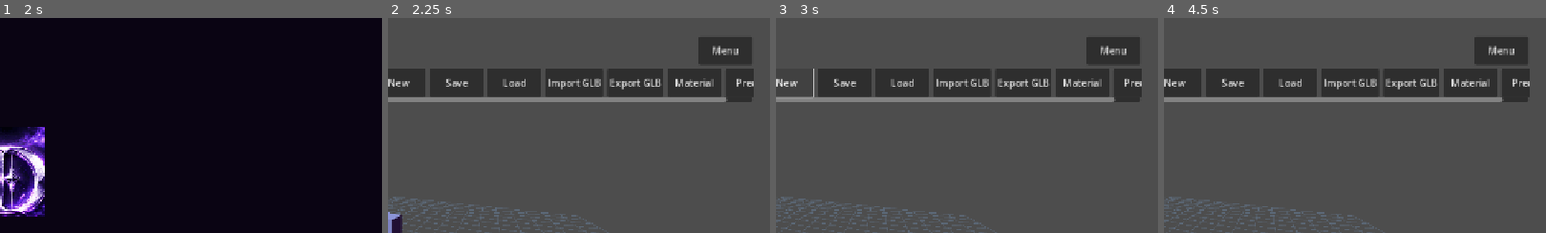
Above: before the commit, frames 1-4 (left to right).
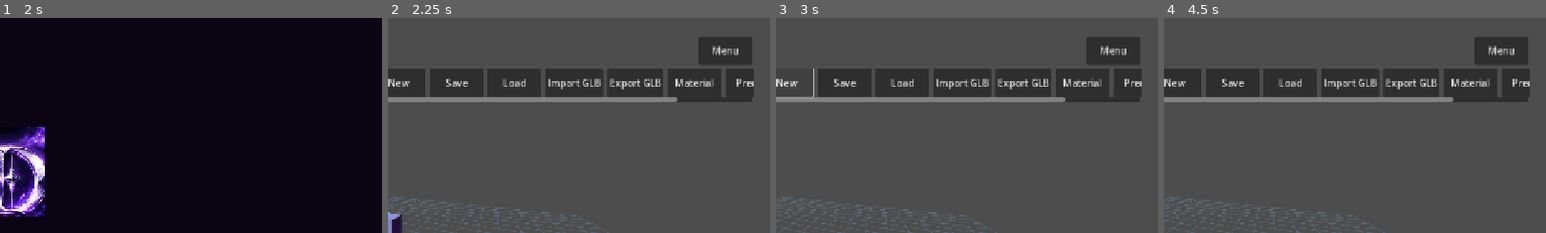
Above: after the commit, the same moments.

Repository: demetrecerrone-star/dabsky_3d
Game: Godot game, scene res://main.tscn
Same seed, same stepped clock (60 frames per second), same inputs: the game is played once before the commit and once after it. Video files are missing from this copy of the repository; at most half a second of black plays in their place.
Inputs:
- Up to frame 1 (2 s): click "-" at 0.5 s; click "+" at 1.25 s
- Up to frame 2 (2.25 s): click "START MODELING" at 2 s
- Up to frame 3 (3 s): click "New" at 2.75 s
- Up to frame 4 (4.5 s): click "New" at 3.5 s; click "+ Cube" at 4.25 s
The pictures show only the part of the screen within x 50-100%, y 0-50%; the shares and areas given below are measured in that part.

Frame 1 is identical in both runs. In frame 2, 0.3% of the frame differs, in the area x 75-89%, y 36-40%; in frame 3, 0.3%; in frame 4, 0.3%.

Commit message:
Dabsky 3D v0.5: mobile face and vertex mesh editing, extrusion, inset and GLB tests

Diff:
--- a/project.godot
+++ b/project.godot
@@ -2,7 +2,7 @@
 
 [application]
 config/name="Dabsky 3D Studio"
-config/version="0.4.0"
+config/version="0.5.0"
 run/main_scene="res://main.tscn"
 config/features=PackedStringArray("4.4", "GL Compatibility")
 
--- a/scripts/main.gd
+++ b/scripts/main.gd
@@ -1,6 +1,16 @@
 extends Control
 
 const GlbIO = preload("res://scripts/glb_io.gd")
+const MeshEdit = preload("res://scripts/mesh_edit.gd")
+var mesh_mode := "Object"
+var picked_surface := -1
+var picked_face := -1
+var picked_vertex := Vector3.ZERO
+var has_picked_vertex := false
+var mesh_tools_container: ScrollContainer
+var mesh_visual: MeshInstance3D
+var mesh_highlight_material: StandardMaterial3D
+
 const PROJECT_GLB := "user://dabsky-project.glb"
 var import_dialog: FileDialog
 var export_dialog: FileDialog
@@ -84,6 +94,7 @@
 	_add_button(shapes, "Export GLB", _open_export_dialog)
 	_add_button(shapes, "Material", _toggle_material_panel)
 	_add_button(shapes, "Precise", _toggle_transform_panel)
+	_add_button(shapes, "Edit Mesh", _toggle_mesh_mode)
 	_build_material_panel(layout)
 	_build_transform_panel(layout)
 	_build_glb_dialogs()
@@ -139,6 +150,19 @@
 	_add_button(editbar, "Reset View", _reset_view)
 	_add_button(editbar, "Fit -", func(): _adjust_screen_fit(-SCREEN_FIT_STEP))
 	_add_button(editbar, "Fit +", func(): _adjust_screen_fit(SCREEN_FIT_STEP))
+	var meshbar := HBoxContainer.new()
+	_add_scrolling_toolbar(layout, meshbar)
+	mesh_tools_container = meshbar.get_parent() as ScrollContainer
+	mesh_tools_container.visible = false
+	_add_button(meshbar, "Face Select", _set_mesh_mode.bind("Face"))
+	_add_button(meshbar, "Vertex Select", _set_mesh_mode.bind("Vertex"))
+	_add_button(meshbar, "Exit Edit", _set_mesh_mode.bind("Object"))
+	_add_button(meshbar, "Extrude +", _extrude_picked_face.bind(0.35))
+	_add_button(meshbar, "Extrude -", _extrude_picked_face.bind(-0.35))
+	_add_button(meshbar, "Inset", _inset_picked_face)
+	for axis in ["X", "Y", "Z"]:
+		_add_button(meshbar, "V " + axis + "-", _nudge_picked_vertex.bind(axis, -1))
+		_add_button(meshbar, "V " + axis + "+", _nudge_picked_vertex.bind(axis, 1))
 	var command_row := HBoxContainer.new()
 	layout.add_child(command_row)
 	command_input = LineEdit.new()
@@ -155,6 +179,10 @@
 	status.autowrap_mode = TextServer.AUTOWRAP_WORD_SMART
 	status.max_lines_visible = 2
 	layout.add_child(status)
+	mesh_highlight_material = StandardMaterial3D.new()
+	mesh_highlight_material.albedo_color = Color(1.0, 0.66, 0.18)
+	mesh_highlight_material.shading_mode = BaseMaterial3D.SHADING_MODE_UNSHADED
+	mesh_highlight_material.no_depth_test = true
 	highlight_material = StandardMaterial3D.new()
 	highlight_material.albedo_color = Color(0.64, 0.3, 1.0, 0.20)
 	highlight_material.transparency = BaseMaterial3D.TRANSPARENCY_ALPHA
@@ -456,6 +484,7 @@
 	status.text = "%s created. Tap an axis or drag to orbit." % kind
 
 func _select_object(obj: MeshInstance3D) -> void:
+	_clear_mesh_selection()
 	if selected != null and is_instance_valid(selected):
 		selected.material_overlay = null
 	selected = obj
@@ -883,6 +912,9 @@
 			_update_camera()
 
 func _pick_object(screen_position: Vector2) -> void:
+	if mesh_mode != "Object":
+		_pick_mesh_component(screen_position)
+		return
 	var rect := viewport_container.get_global_rect()
 	if rect.size.x < 1.0 or rect.size.y < 1.0 or not rect.has_point(screen_position):
 		return
@@ -905,6 +937,148 @@
 		_cancel()
 		_select_object(target)
 		status.text = "Selected %s." % target.name
+
+func _clear_mesh_selection() -> void:
+	picked_face = -1
+	picked_surface = -1
+	has_picked_vertex = false
+	if mesh_visual != null and is_instance_valid(mesh_visual):
+		mesh_visual.queue_free()
+	mesh_visual = null
+
+func _toggle_mesh_mode() -> void:
+	if mesh_mode == "Object":
+		_set_mesh_mode("Face")
+	else:
+		_set_mesh_mode("Object")
+
+func _set_mesh_mode(mode: String) -> void:
+	if mode not in ["Object", "Face", "Vertex"]:
+		return
+	if mode != "Object" and selected == null:
+		status.text = "Select a mesh to edit first."
+		return
+	mesh_mode = mode
+	_clear_mesh_selection()
+	mesh_tools_container.visible = mesh_mode != "Object"
+	if mode == "Object":
+		status.text = "Object mode. Tap meshes to select, drag to orbit."
+	elif mode == "Face":
+		status.text = "Face mode: tap a triangle to select it, then Extrude or Inset."
+	else:
+		status.text = "Vertex mode: tap a corner, then use V X/Y/Z + or -."
+
+func _pick_mesh_component(screen_position: Vector2) -> void:
+	if selected == null or selected.mesh == null:
+		return
+	var rect := viewport_container.get_global_rect()
+	if not rect.has_point(screen_position) or rect.size.x < 1.0 or rect.size.y < 1.0:
+		return
+	var viewport_position := (screen_position - rect.position) * Vector2(viewport.size) / rect.size
+	var ray_origin := camera.project_ray_origin(viewport_position)
+	var ray_direction := camera.project_ray_normal(viewport_position)
+	var inverse := selected.global_transform.affine_inverse()
+	var ray_start := inverse * ray_origin
+	var ray_dir := (inverse.basis * ray_direction).normalized()
+	var result: Dictionary = MeshEdit.ray_pick_face(selected.mesh, ray_start, ray_dir)
+	var best_surface: int = int(result.get("surface", -1))
+	var best_face: int = int(result.get("face", -1))
+	var best_point: Vector3 = result.get("point", Vector3.ZERO)
+	if best_face < 0:
+		status.text = "Tap directly on the selected mesh."
+		return
+	picked_surface = best_surface
+	picked_face = best_face
+	has_picked_vertex = false
+	if mesh_mode == "Vertex":
+		var points: PackedVector3Array = MeshEdit.face_vertices(selected.mesh, best_surface, best_face)
+		var best_distance := INF
+		for vertex in points:
+			var dist := vertex.distance_squared_to(best_point)
+			if dist < best_distance:
+				best_distance = dist
+				picked_vertex = vertex
+		has_picked_vertex = true
+		status.text = "Vertex selected. Use V X/Y/Z +/- to edit."
+	else:
+		status.text = "Triangle %d selected. Extrude or Inset." % (picked_face + 1)
+	_refresh_mesh_visual()
+
+func _refresh_mesh_visual() -> void:
+	if mesh_visual != null and is_instance_valid(mesh_visual):
+		mesh_visual.queue_free()
+	mesh_visual = null
+	if selected == null or picked_face < 0 or picked_surface < 0:
+		return
+	var points: PackedVector3Array = MeshEdit.face_vertices(selected.mesh, picked_surface, picked_face)
+	if points.size() != 3:
+		return
+	mesh_visual = MeshInstance3D.new()
+	if mesh_mode == "Vertex" and has_picked_vertex:
+		var marker := SphereMesh.new()
+		marker.radius = 0.10
+		marker.height = 0.20
+		mesh_visual.mesh = marker
+		mesh_visual.position = picked_vertex
+		mesh_visual.material_override = mesh_highlight_material
+	else:
+		var wire := ImmediateMesh.new()
+		wire.surface_begin(Mesh.PRIMITIVE_LINES, mesh_highlight_material)
+		for index in range(3):
+			wire.surface_add_vertex(points[index])
+			wire.surface_add_vertex(points[(index + 1) % 3])
+		wire.surface_end()
+		mesh_visual.mesh = wire
+	selected.add_child(mesh_visual)
+
+func _extrude_picked_face(distance: float) -> void:
+	if mesh_mode != "Face" or selected == null or picked_face < 0:
+		status.text = "Select a triangle in Face mode first."
+		return
+	var new_mesh: ArrayMesh = MeshEdit.extrude_face(selected.mesh, picked_surface, picked_face, distance)
+	if new_mesh == null:
+		status.text = "Cannot extrude this mesh face (static triangles only)."
+		return
+	_cancel()
+	_record_change()
+	selected.mesh = new_mesh
+	_refresh_mesh_visual()
+	status.text = "Face extruded %0.2f units. Undo is available." % distance
+
+func _inset_picked_face() -> void:
+	if mesh_mode != "Face" or selected == null or picked_face < 0:
+		status.text = "Select a triangle in Face mode first."
+		return
+	var new_mesh: ArrayMesh = MeshEdit.inset_face(selected.mesh, picked_surface, picked_face)
+	if new_mesh == null:
+		status.text = "Cannot inset this mesh face."
+		return
+	_cancel()
+	_record_change()
+	selected.mesh = new_mesh
+	_refresh_mesh_visual()
+	status.text = "Face inset by 20%. Undo is available."
+
+func _nudge_picked_vertex(axis: String, direction: int) -> void:
+	if mesh_mode != "Vertex" or selected == null or not has_picked_vertex:
+		status.text = "Tap a vertex in Vertex mode first."
+		return
+	var delta := Vector3.ZERO
+	match axis:
+		"X": delta.x = 0.15 * direction
+		"Y": delta.y = 0.15 * direction
+		"Z": delta.z = 0.15 * direction
+		_: return
+	var new_mesh: ArrayMesh = MeshEdit.move_vertex(selected.mesh, picked_vertex, delta)
+	if new_mesh == null:
+		status.text = "Cannot modify this vertex."
+		return
+	_cancel()
+	_record_change()
+	selected.mesh = new_mesh
+	picked_vertex += delta
+	_refresh_mesh_visual()
+	status.text = "Vertex moved along %s. Undo is available." % axis
 
 func _build_menu() -> void:
 	menu_layer = Control.new()
--- /dev/null
+++ b/scripts/mesh_edit.gd
@@ -0,0 +1,193 @@
+extends RefCounted
+
+# Light mobile mesh editor for static triangle geometry.
+# Each edited surface is de-indexed so a picked triangle can be inset/extruded,
+# while vertex movement welds matching positions along shared edges.
+const MAX_TRIANGLES := 20000
+const EPSILON := 0.00001
+
+static func _surface_data(mesh: Mesh, surface: int) -> Dictionary:
+	if mesh == null or surface < 0 or surface >= mesh.get_surface_count():
+		return {}
+	if mesh.surface_get_primitive_type(surface) != Mesh.PRIMITIVE_TRIANGLES:
+		return {}
+	var arrays: Array = mesh.surface_get_arrays(surface)
+	var vertices: PackedVector3Array = arrays[Mesh.ARRAY_VERTEX]
+	if vertices.is_empty():
+		return {}
+	var indices: PackedInt32Array = arrays[Mesh.ARRAY_INDEX] if arrays[Mesh.ARRAY_INDEX] != null else PackedInt32Array()
+	var texcoords: PackedVector2Array = arrays[Mesh.ARRAY_TEX_UV] if arrays[Mesh.ARRAY_TEX_UV] != null else PackedVector2Array()
+	var colors: PackedColorArray = arrays[Mesh.ARRAY_COLOR] if arrays[Mesh.ARRAY_COLOR] != null else PackedColorArray()
+	var total := indices.size() if not indices.is_empty() else vertices.size()
+	if total == 0 or total % 3 != 0 or total / 3 > MAX_TRIANGLES:
+		return {}
+	var positions := PackedVector3Array()
+	var uv := PackedVector2Array()
+	var tint := PackedColorArray()
+	for i in range(total):
+		var source: int = indices[i] if not indices.is_empty() else i
+		if source < 0 or source >= vertices.size():
+			return {}
+		positions.append(vertices[source])
+		uv.append(texcoords[source] if texcoords.size() == vertices.size() else Vector2.ZERO)
+		tint.append(colors[source] if colors.size() == vertices.size() else Color.WHITE)
+	return {"positions": positions, "uv": uv, "colors": tint}
+
+static func triangle_count(mesh: Mesh, surface: int = 0) -> int:
+	var data := _surface_data(mesh, surface)
+	if data.is_empty():
+		return 0
+	var positions: PackedVector3Array = data["positions"]
+	return positions.size() / 3
+
+static func face_vertices(mesh: Mesh, surface: int, face: int) -> PackedVector3Array:
+	var result := PackedVector3Array()
+	var data := _surface_data(mesh, surface)
+	if data.is_empty():
+		return result
+	var vertices: PackedVector3Array = data["positions"]
+	if face < 0 or face * 3 + 2 >= vertices.size():
+		return result
+	for j in range(3):
+		result.append(vertices[face * 3 + j])
+	return result
+
+static func _assemble(mesh: Mesh, changed_surface: int, data: Dictionary) -> ArrayMesh:
+	var output := ArrayMesh.new()
+	for surface in range(mesh.get_surface_count()):
+		if surface == changed_surface:
+			var positions: PackedVector3Array = data["positions"]
+			var uv: PackedVector2Array = data["uv"]
+			var colors: PackedColorArray = data["colors"]
+			var normals := PackedVector3Array()
+			for i in range(0, positions.size(), 3):
+				var normal := (positions[i + 1] - positions[i]).cross(positions[i + 2] - positions[i]).normalized()
+				for k in range(3):
+					normals.append(normal)
+			var arrays := []
+			arrays.resize(Mesh.ARRAY_MAX)
+			arrays[Mesh.ARRAY_VERTEX] = positions
+			arrays[Mesh.ARRAY_NORMAL] = normals
+			arrays[Mesh.ARRAY_TEX_UV] = uv
+			arrays[Mesh.ARRAY_COLOR] = colors
+			output.add_surface_from_arrays(Mesh.PRIMITIVE_TRIANGLES, arrays)
+		else:
+			output.add_surface_from_arrays(mesh.surface_get_primitive_type(surface), mesh.surface_get_arrays(surface))
+		var material := mesh.surface_get_material(surface)
+		if material != null:
+			output.surface_set_material(surface, material)
+	return output
+
+static func move_vertex(mesh: Mesh, vertex: Vector3, delta: Vector3) -> ArrayMesh:
+	if delta.length_squared() <= 0.0:
+		return null
+	var output := ArrayMesh.new()
+	var changed := false
+	for surface in range(mesh.get_surface_count()):
+		var data := _surface_data(mesh, surface)
+		if data.is_empty():
+			output.add_surface_from_arrays(mesh.surface_get_primitive_type(surface), mesh.surface_get_arrays(surface))
+		else:
+			var positions: PackedVector3Array = data["positions"]
+			var modified := false
+			for index in range(positions.size()):
+				if positions[index].distance_squared_to(vertex) <= EPSILON * EPSILON:
+					positions[index] += delta
+					modified = true
+			if modified:
+				changed = true
+				data["positions"] = positions
+				var partial := _assemble(mesh, surface, data)
+				output.add_surface_from_arrays(Mesh.PRIMITIVE_TRIANGLES, partial.surface_get_arrays(surface))
+			else:
+				output.add_surface_from_arrays(mesh.surface_get_primitive_type(surface), mesh.surface_get_arrays(surface))
+		var material := mesh.surface_get_material(surface)
+		if material != null:
+			output.surface_set_material(surface, material)
+	if not changed:
+		return null
+	return output
+
+static func ray_pick_face(mesh: Mesh, start: Vector3, direction: Vector3) -> Dictionary:
+	var best_distance := INF
+	var result := {}
+	for surface in range(mesh.get_surface_count()):
+		var data := _surface_data(mesh, surface)
+		if data.is_empty():
+			continue
+		var vertices: PackedVector3Array = data["positions"]
+		for index in range(0, vertices.size(), 3):
+			var hit: Variant = Geometry3D.ray_intersects_triangle(start, direction,
+				vertices[index], vertices[index + 1], vertices[index + 2])
+			if hit is Vector3:
+				var world_hit: Vector3 = hit
+				var distance := start.distance_squared_to(world_hit)
+				if distance < best_distance:
+					best_distance = distance
+					result = {"surface": surface, "face": index / 3, "point": world_hit}
+	return result
+
+static func extrude_face(mesh: Mesh, surface: int, face: int, distance: float) -> ArrayMesh:
+	var data := _surface_data(mesh, surface)
+	if data.is_empty() or is_zero_approx(distance):
+		return null
+	var positions: PackedVector3Array = data["positions"]
+	var uv: PackedVector2Array = data["uv"]
+	var colors: PackedColorArray = data["colors"]
+	var base := face * 3
+	if face < 0 or base + 2 >= positions.size() or positions.size() / 3 + 6 > MAX_TRIANGLES:
+		return null
+	var a: Vector3 = positions[base]
+	var b: Vector3 = positions[base + 1]
+	var c: Vector3 = positions[base + 2]
+	var normal := (b - a).cross(c - a).normalized()
+	if normal.length_squared() < EPSILON:
+		return null
+	var offset: Vector3 = normal * distance
+	for i in range(3):
+		positions[base + i] += offset
+	var sides := [
+		[a, b, b + offset], [a, b + offset, a + offset],
+		[b, c, c + offset], [b, c + offset, b + offset],
+		[c, a, a + offset], [c, a + offset, c + offset]
+	]
+	for points in sides:
+		for point in points:
+			positions.append(point)
+			uv.append(Vector2.ZERO)
+			colors.append(Color.WHITE)
+	data["positions"] = positions
+	data["uv"] = uv
+	data["colors"] = colors
+	return _assemble(mesh, surface, data)
+
+static func inset_face(mesh: Mesh, surface: int, face: int, fraction: float = 0.2) -> ArrayMesh:
+	var data := _surface_data(mesh, surface)
+	if data.is_empty() or fraction <= 0.0 or fraction >= 0.49:
+		return null
+	var positions: PackedVector3Array = data["positions"]
+	var uv: PackedVector2Array = data["uv"]
+	var colors: PackedColorArray = data["colors"]
+	var base := face * 3
+	if face < 0 or base + 2 >= positions.size() or positions.size() / 3 + 6 > MAX_TRIANGLES:
+		return null
+	var a: Vector3 = positions[base]
+	var b: Vector3 = positions[base + 1]
+	var c: Vector3 = positions[base + 2]
+	var centroid := (a + b + c) / 3.0
+	var inner := [a.lerp(centroid, fraction), b.lerp(centroid, fraction), c.lerp(centroid, fraction)]
+	var original := [a, b, c]
+	for i in range(3):
+		positions[base + i] = inner[i]
+	for edge in range(3):
+		var nxt := (edge + 1) % 3
+		var tris := [[original[edge], original[nxt], inner[nxt]], [original[edge], inner[nxt], inner[edge]]]
+		for triangle in tris:
+			for vertex in triangle:
+				positions.append(vertex)
+				uv.append(Vector2.ZERO)
+				colors.append(Color.WHITE)
+	data["positions"] = positions
+	data["uv"] = uv
+	data["colors"] = colors
+	return _assemble(mesh, surface, data)
--- /dev/null
+++ b/tests/v05_mesh_edit.gd
@@ -0,0 +1,93 @@
+extends SceneTree
+
+const MeshEdit = preload("res://scripts/mesh_edit.gd")
+const GlbIO = preload("res://scripts/glb_io.gd")
+
+func _initialize() -> void:
+	call_deferred("_verify")
+
+func _verify() -> void:
+	var app: Control = load("res://main.tscn").instantiate()
+	root.add_child(app)
+	await process_frame
+	var selected: MeshInstance3D = app.get("selected")
+	if selected == null or selected.mesh == null:
+		_fail("Missing initial editable cube")
+		return
+	var face_count: int = MeshEdit.triangle_count(selected.mesh, 0)
+	if face_count < 2:
+		_fail("Original cube has no triangle faces")
+		return
+	app.call("_set_mesh_mode", "Face")
+	app.set("picked_surface", 0)
+	app.set("picked_face", 0)
+	app.call("_refresh_mesh_visual")
+	app.call("_extrude_picked_face", 0.35)
+	if MeshEdit.triangle_count(selected.mesh, 0) != face_count + 6:
+		_fail("Extrude did not add six side triangles")
+		return
+	var cap: PackedVector3Array = MeshEdit.face_vertices(selected.mesh, 0, 0)
+	if cap.size() != 3:
+		_fail("Extruded face is no longer selectable")
+		return
+	app.call("_inset_picked_face")
+	if MeshEdit.triangle_count(selected.mesh, 0) != face_count + 12:
+		_fail("Inset did not create the face's rim")
+		return
+	app.call("_set_mesh_mode", "Vertex")
+	app.set("picked_surface", 0)
+	app.set("picked_face", 0)
+	app.set("picked_vertex", cap[0].lerp((cap[0] + cap[1] + cap[2]) / 3.0, 0.2))
+	app.set("has_picked_vertex", true)
+	app.call("_refresh_mesh_visual")
+	var before: Vector3 = app.get("picked_vertex")
+	app.call("_nudge_picked_vertex", "Y", 1)
+	var after: Vector3 = app.get("picked_vertex")
+	if not is_equal_approx(after.y - before.y, 0.15):
+		_fail("Vertex position was not edited")
+		return
+	var edited: Mesh = selected.mesh
+	var has_vertex := false
+	var face_data: PackedVector3Array = MeshEdit.face_vertices(edited, 0, 0)
+	for point in face_data:
+		if point.distance_to(after) < 0.001:
+			has_vertex = true
+	if not has_vertex:
+		_fail("Vertex movement did not alter the actual mesh geometry")
+		return
+	app.call("_undo")
+	if app.get("selected") == null:
+		_fail("Undo did not restore selection")
+		return
+	app.call("_redo")
+	selected = app.get("selected")
+	if MeshEdit.triangle_count(selected.mesh, 0) != face_count + 12:
+		_fail("Redo lost edited geometry")
+		return
+	var export_path := "user://dabsky-v05-model.glb"
+	var result: Error = app.call("_export_glb_to_path", export_path)
+	if result != OK:
+		_fail("Edited mesh GLB export failed: " + error_string(result))
+		return
+	var bytes: PackedByteArray = GlbIO.read_bytes(export_path)
+	if bytes.size() < 100:
+		_fail("Edited GLB is missing")
+		return
+	var meshes: Array[MeshInstance3D] = GlbIO.decode_meshes(bytes)
+	if meshes.size() != 1 or MeshEdit.triangle_count(meshes[0].mesh, 0) != face_count + 12:
+		_fail("GLB round trip lost edited triangle geometry")
+		return
+	for mesh in meshes:
+		mesh.free()
+	app.call("_save_project")
+	app.call("_new_project")
+	app.call("_load_project")
+	if app.get("objects").size() != 1 or MeshEdit.triangle_count(app.get("objects")[0].mesh, 0) != face_count + 12:
+		_fail("Saving and reloading a project lost face edits")
+		return
+	print("DABSKY V0.5 FACE EXTRUDE / INSET / VERTEX / GLB ROUNDTRIP PASSED")
+	quit(0)
+
+func _fail(message: String) -> void:
+	push_error("DABSKY V0.5 FAILED: " + message)
+	quit(1)
Not shown, changed: export_presets.cfg
Not shown, changed: .github/workflows/android.yml
